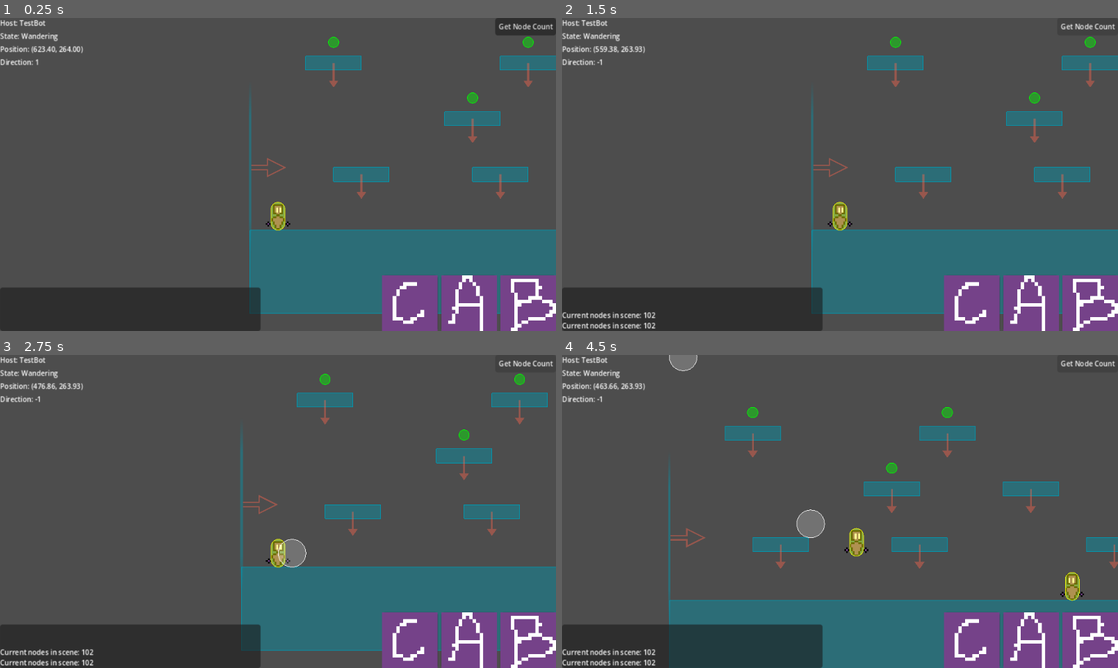
Above: before the commit, frames 1-4 (two rows, left to right).
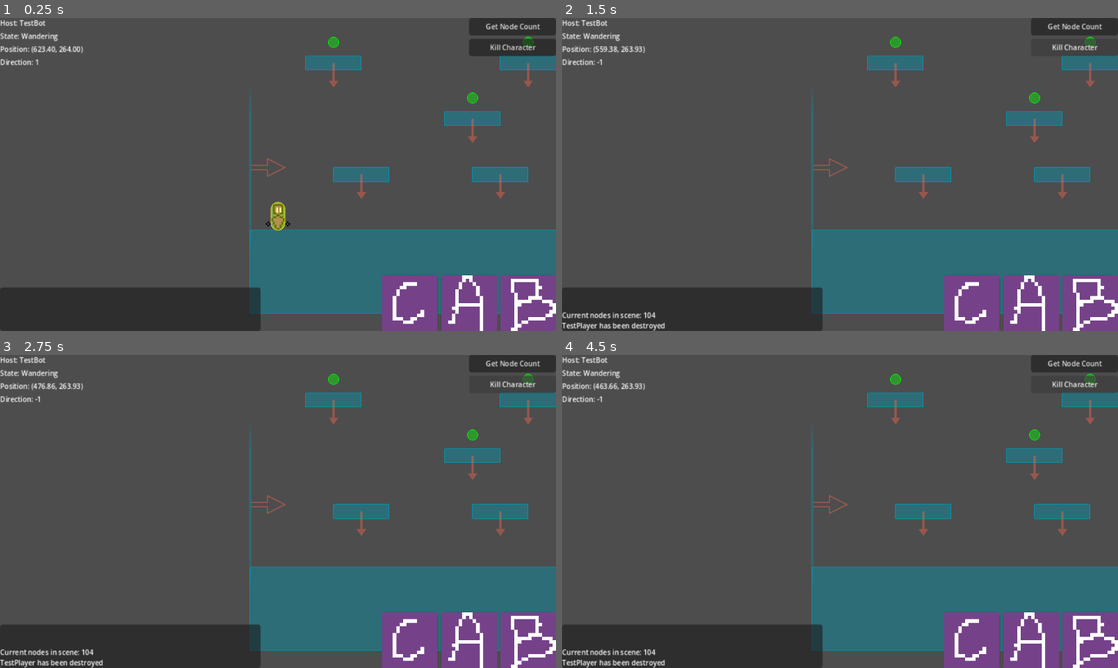
Above: after the commit, the same moments.

Repository: paruparo-dev/dreams-and-nightmares
Game: Godot game, scene res://src/core/Game.tscn
Same seed, same stepped clock (60 frames per second), same inputs: the game is played once before the commit and once after it.
Inputs:
- Up to frame 1 (0.25 s): no input
- Up to frame 2 (1.5 s): click "Get Node Count" at 0.5 s; click "Get Node Count" (after the commit: "Kill Character") at 1.25 s
- Up to frame 3 (2.75 s): tap Enter at 2 s; hold D (MoveRight) from 2.03 s (still down); tap J (Attack) at 2.1 s; tap Space (Jump) at 2.27 s
- Up to frame 4 (4.5 s): tap S (LookDown) at 2.85, 4.35 s; tap Space (Jump) at 3.02 s; release D (MoveRight) at 3.53 s; hold A (MoveLeft) 3.53-4.28 s; tap J (Attack) at 3.6 s; hold D (MoveRight) from 4.28 s (still down)

The runs differ from the first frame. In frame 1, 1.2% of the frame differs, in the area x 84-100%, y 0-13%; in frame 2, 1.0%; in frame 3, 3.7%; in frame 4, 18%, in the area x 0-100%, y 0-100%.
Error after the commit: Invalid access to property or key 'global_position' on a base object of type 'previously freed'. (res://src/core/PlayerCamera.gd:20)

Commit message:
feat: add KillCharacterButton for debugging and improve collision debug toggle
- created `KillCharacterButton.gd` to remove a target character and announce its destruction
- added `debug_collisions_enabled` property to `Game.gd` for toggling collision debugging via scene setup
- reorganized debug buttons into a `VBoxContainer` in `Game.tscn`

Diff:
--- a/src/core/Game.gd
+++ b/src/core/Game.gd
@@ -6,5 +6,8 @@
 enum Layer { NONE, PLAYER, BOT, ENVIRONMENT, HITBOX, HURTBOX, COLLECTABLE }
 
 
+@export var debug_collisions_enabled : bool
+
+
 func _ready() -> void:
-	get_tree().debug_collisions_hint = true
+	get_tree().debug_collisions_hint = debug_collisions_enabled
--- a/src/core/Game.tscn
+++ b/src/core/Game.tscn
@@ -9,6 +9,7 @@
 [ext_resource type="Script" uid="uid://ccqkjjnf88krb" path="res://src/debug/DataDisplay.gd" id="5_ng5f3"]
 [ext_resource type="Script" uid="uid://ml0bqm0fcd8p" path="res://src/debug/GetNodeCount.gd" id="6_60e0f"]
 [ext_resource type="Script" uid="uid://b0hw3je2ent0q" path="res://src/ui/ChatHUD.gd" id="7_jtjdo"]
+[ext_resource type="Script" uid="uid://cftgiai0kh3sv" path="res://src/debug/KillCharacterButton.gd" id="10_coggd"]
 
 [sub_resource type="WorldBoundaryShape2D" id="WorldBoundaryShape2D_b5xfj"]
 normal = Vector2(1, 0)
@@ -28,6 +29,7 @@
 [node name="Game" type="Node" unique_id=1285932675]
 process_mode = 3
 script = ExtResource("1_shdmu")
+debug_collisions_enabled = true
 
 [node name="WorldRoot" type="Node2D" parent="." unique_id=315973651]
 metadata/_edit_lock_ = true
@@ -241,16 +243,29 @@
 text = "DataDisplay"
 label_settings = SubResource("LabelSettings_ng5f3")
 
-[node name="GetNodeCountButton" type="Button" parent="DebugLayer/DebugRoot" unique_id=1113404325]
-custom_minimum_size = Vector2(64, 16)
+[node name="Buttons" type="VBoxContainer" parent="DebugLayer/DebugRoot" unique_id=1579985880]
+custom_minimum_size = Vector2(100, 0)
 layout_mode = 1
 anchors_preset = 1
 anchor_left = 1.0
 anchor_right = 1.0
-offset_left = -8.0
-offset_bottom = 8.0
+offset_left = -70.0
+offset_bottom = 40.0
 grow_horizontal = 0
+
+[node name="GetNodeCountButton" type="Button" parent="DebugLayer/DebugRoot/Buttons" unique_id=1113404325]
+custom_minimum_size = Vector2(64, 16)
+layout_mode = 2
 focus_mode = 0
 theme_override_font_sizes/font_size = 8
 text = "Get Node Count"
 script = ExtResource("6_60e0f")
+
+[node name="KillCharacterButton" type="Button" parent="DebugLayer/DebugRoot/Buttons" unique_id=1441292111 node_paths=PackedStringArray("target")]
+custom_minimum_size = Vector2(64, 16)
+layout_mode = 2
+focus_mode = 0
+theme_override_font_sizes/font_size = 8
+text = "Kill Character"
+script = ExtResource("10_coggd")
+target = NodePath("../../../../WorldRoot/EntityRoot/TestPlayer")
--- /dev/null
+++ b/src/debug/KillCharacterButton.gd
@@ -0,0 +1,19 @@
+extends Button
+
+
+@export var target : Character
+
+
+func _ready() -> void:
+	pressed.connect(_on_pressed)
+
+
+func _on_pressed() -> void:
+	if target == null or target.is_queued_for_deletion():
+		return
+
+	target.queue_free()
+
+	var msg : String = "%s has been destroyed" % target.name
+	print(msg)
+	Chat.announce(msg)
Not shown, added: src/debug/KillCharacterButton.gd.uid
